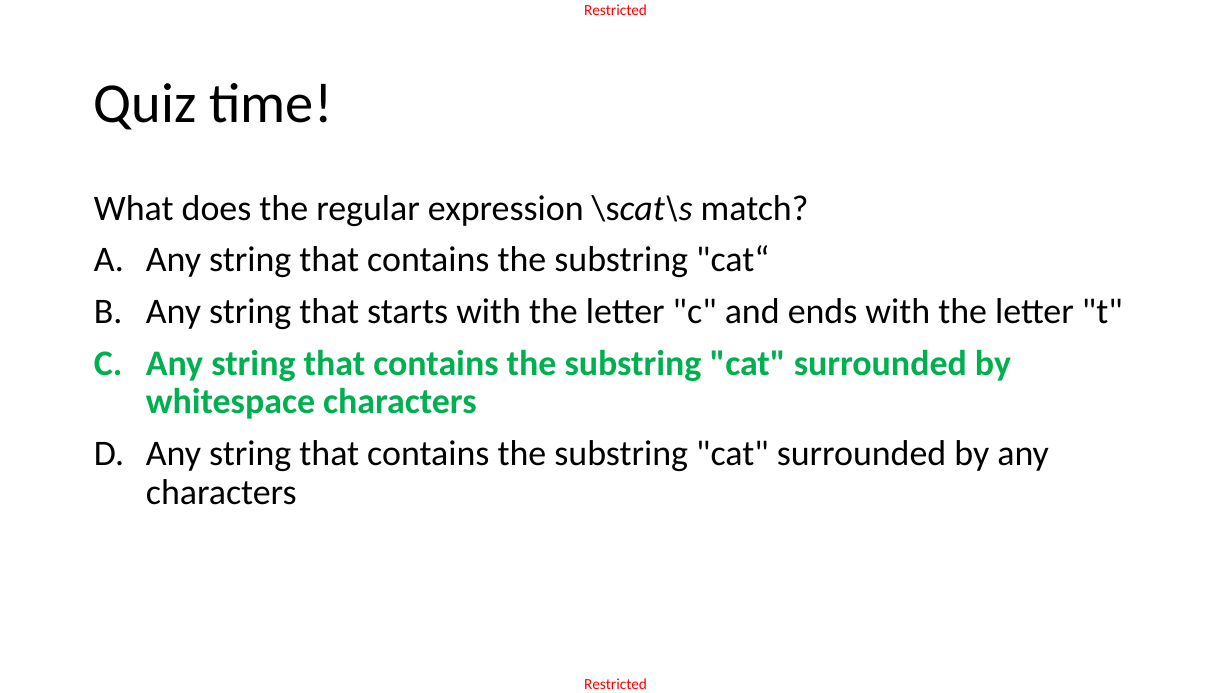
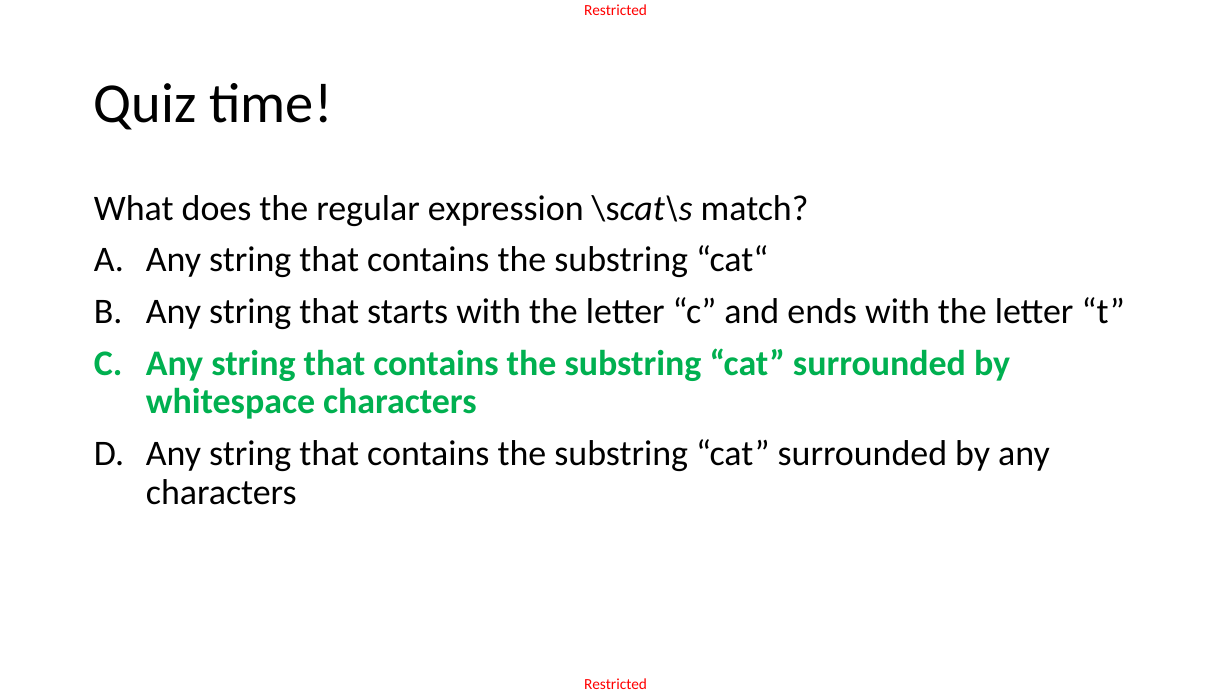
Before and after one commit to matthieudemari/SUTD_PLC_50_051, a slide deck: slide 49 of W9/W9S2/W9S2.pptx. Drawn at 1232x693 pixels with LibreOffice and Linux fonts; fonts in the diff are those of the drawing. Boxes give left, top, right and bottom in pixels: in the first picture for what was removed or moved away, otherwise in the second. Text is boxed around its words. In the diff, an @@ line names an element or a change of style, - is before the commit and + after.

```diff
--- a/W9/W9S2/W9S2.pptx
+++ b/W9/W9S2/W9S2.pptx
@@ text at [146,245,1125,505]: text changed @@
-A. Any string that contains the substring "cat“
-B. Any string that starts with the letter "c" and ends with the letter "t"
-C. Any string that contains the substring "cat" surrounded by whitespace characters
-D. Any string that contains the substring "cat" surrounded by any characters
+A. Any string that contains the substring “cat“
+B. Any string that starts with the letter “c” and ends with the letter “t”
+C. Any string that contains the substring “cat” surrounded by whitespace characters
+D. Any string that contains the substring “cat” surrounded by any characters
```
Also in this commit, not shown: 19 other slides changed, 13 other files.
